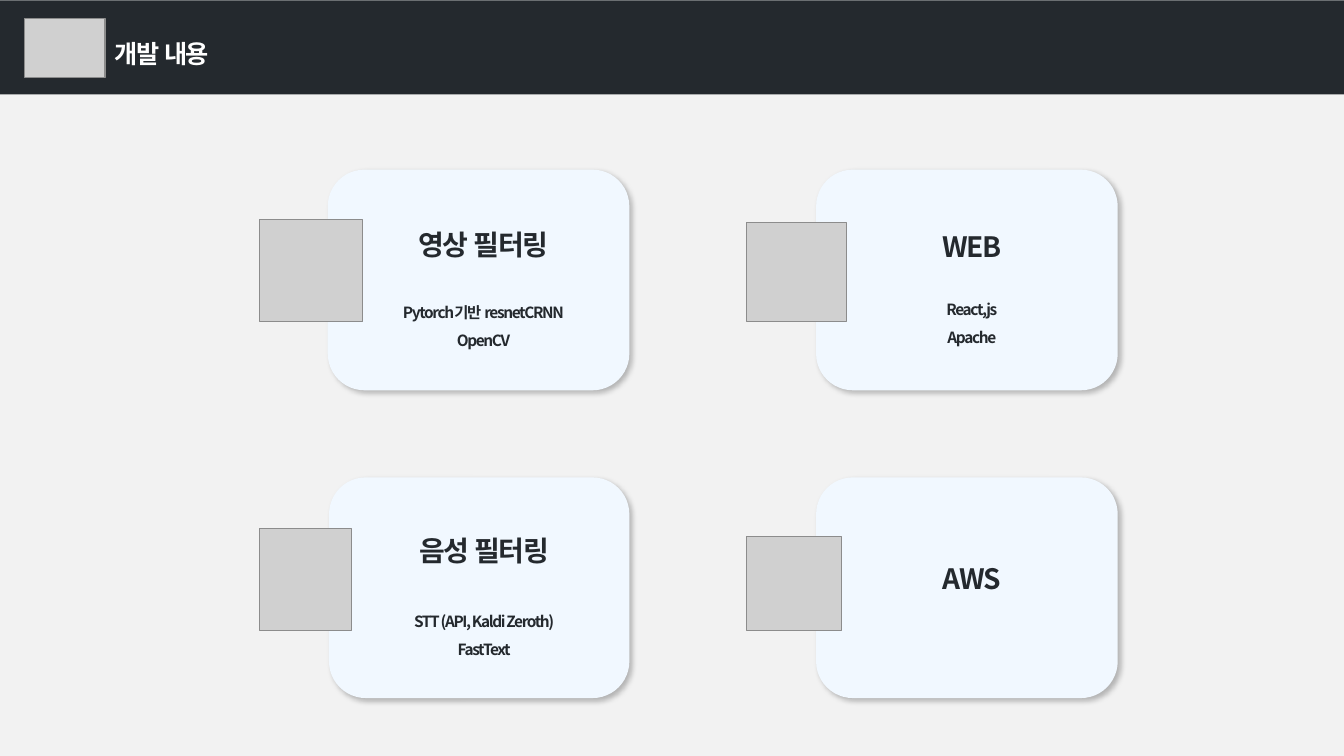
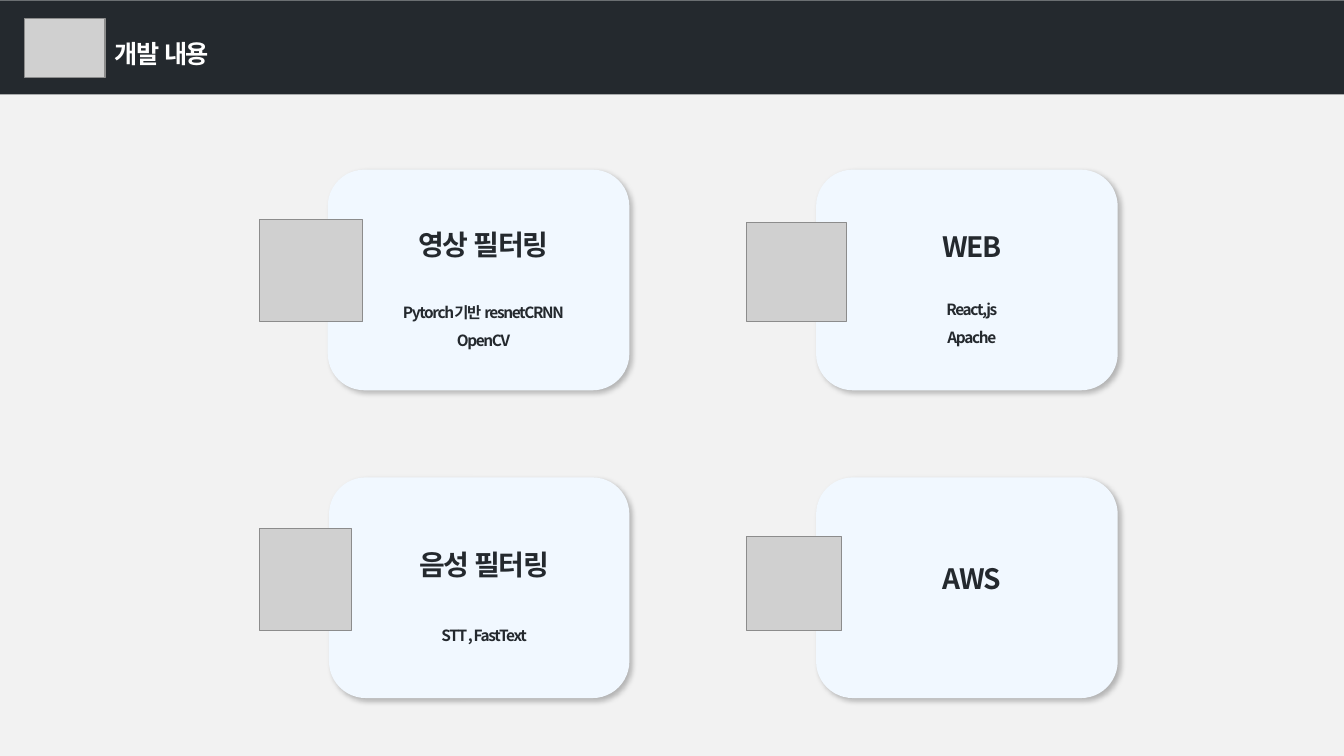
Before and after one commit to kookmin-sw/capstone-2020-4, a slide deck: slide 7 of doc/개발 계획/2020-4조_계획서 발표.pptx. Drawn at 1344x756 pixels with LibreOffice and Linux fonts; fonts in the diff are those of the drawing; grey boxes stand for pictures. Boxes give left, top, right and bottom in pixels: in the first picture for what was removed or moved away, otherwise in the second. Text is boxed around its words. In the diff, an @@ line names an element or a change of style, - is before the commit and + after.

```diff
--- a/doc/개발 계획/2020-4조_계획서 발표.pptx
+++ b/doc/개발 계획/2020-4조_계획서 발표.pptx
@@ text in rounded rectangle at [441, 629, 527, 641]: text changed @@
-  STT (API, Kaldi Zeroth)
-  FastText
+  STT , FastText
```
Also in this commit, not shown: 1 other slide changed.
